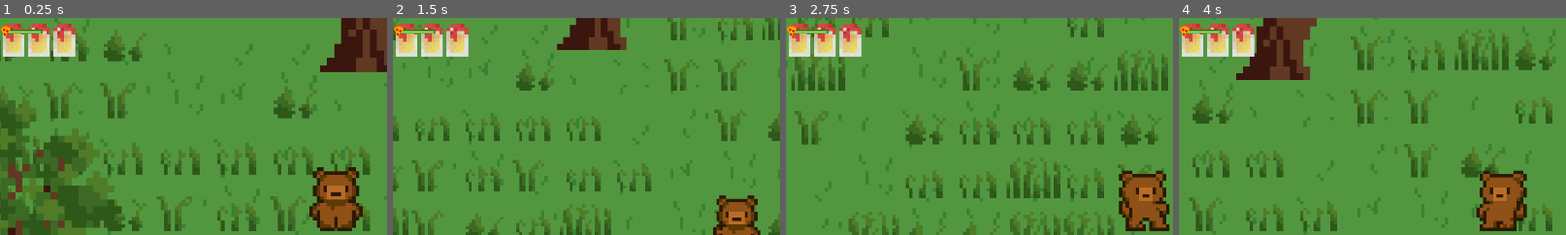
Above: before the commit, frames 1-4 (left to right).
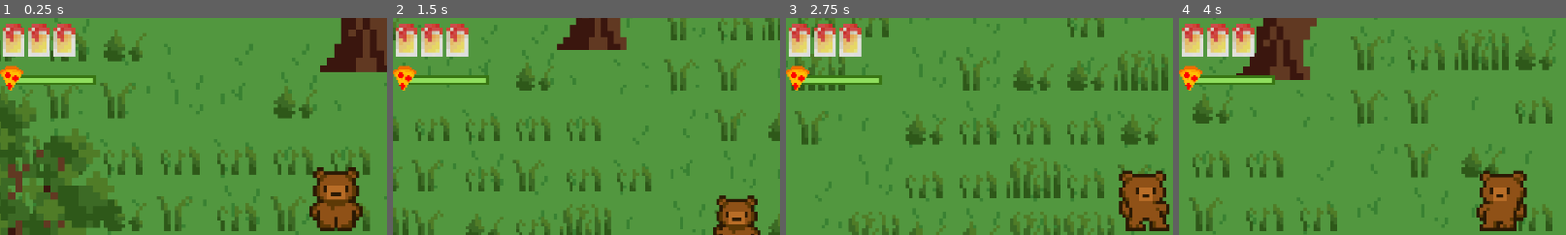
Above: after the commit, the same moments.

Repository: tom-legros/Beesounours-Gamejam4-2026
Game: Godot game, scene res://main.tscn
Same seed, same stepped clock (60 frames per second), same inputs: the game is played once before the commit and once after it.
Inputs:
- Up to frame 1 (0.25 s): no input
- Up to frame 2 (1.5 s): hold Right (ui_right) 0.53-1.28 s; hold E 0.53-1.28 s; tap Space at 0.77 s; hold Down (ui_down) from 1.28 s (still down); tap Shift at 1.35 s
- Up to frame 3 (2.75 s): tap Space at 1.52 s; release Down (ui_down) at 2.03 s; hold Right (ui_right) from 2.03 s (still down); hold E from 2.03 s (still down)
- Up to frame 4 (4 s): release Right (ui_right) at 2.78 s; release E at 2.78 s; hold Up (ui_up) 2.78-3.53 s; tap Shift at 2.85 s; tap Space at 3.02, 3.77 s; hold Left (ui_left) from 3.53 s (still down); hold E from 3.53 s (still down)
The pictures show only the part of the screen within x 0-50%, y 2-52%; the shares and areas given below are measured in that part.

The runs differ from the first frame. In frame 1, 1.5% of the frame differs, in the area x 0-25%, y 3-34%; in frame 2, 1.6%; in frame 3, 1.5%; in frame 4, 1.6%.

Commit message:
Texture Barre d'endurance x2

Diff:
--- a/game/main.tscn
+++ b/game/main.tscn
@@ -392,10 +392,16 @@
 texture_under = ExtResource("21_ryguw")
 texture_progress = ExtResource("22_d13ii")
 
-[node name="BarreEndurance" type="TextureProgressBar" parent="Player/CanvasLayer"]
-texture_filter = 1
-offset_right = 64.0
-offset_bottom = 64.0
+[node name="CanvasLayer2" type="CanvasLayer" parent="Player"]
+scale = Vector2(2.305, 2.305)
+transform = Transform2D(2.305, 0, 0, 2.305, 0, 0)
+
+[node name="BarreEndurance" type="TextureProgressBar" parent="Player/CanvasLayer2"]
+texture_filter = 1
+offset_left = -1.3015184
+offset_top = 13.015186
+offset_right = 69.69848
+offset_bottom = 77.01518
 texture_under = ExtResource("29_4lmeg")
 texture_progress = ExtResource("30_0cp0l")
 
